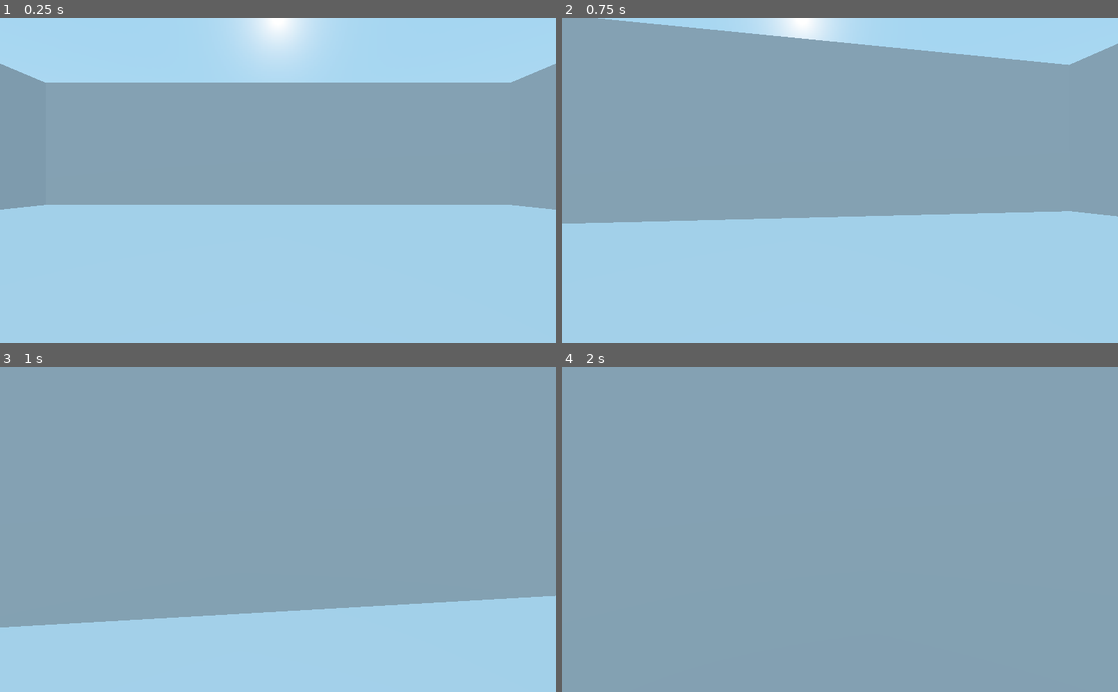
Above: before the commit, frames 1-4 (two rows, left to right).
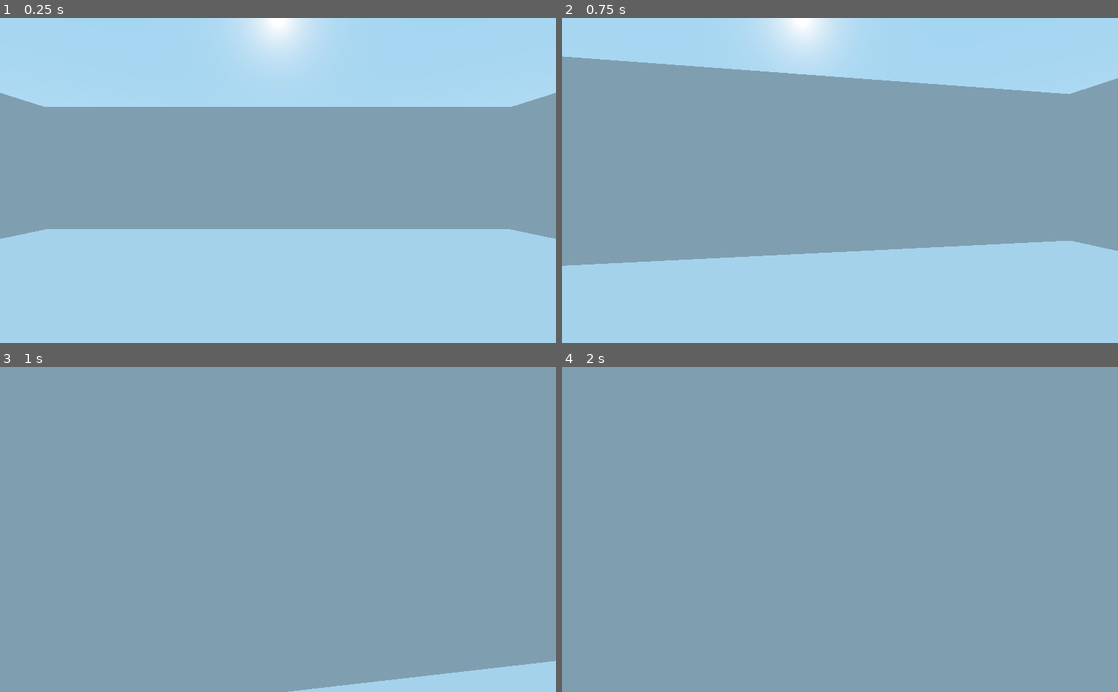
Above: after the commit, the same moments.

Repository: nikolawhallon/ChatCube
Game: Godot game, scene res://Scenes/Demo.tscn
Two runs of this game, one before a commit and one after it. Both use one fixed random seed, a clock stepped at 60 frames per second and the inputs below.
Inputs (mouse positions are in pixels of both pictures, inside the frame that each line leads up to):
- Up to frame 1 (0.25 s): no input
- Up to frame 2 (0.75 s): tap Enter at 0.5 s; move the mouse to (867, 180) at 0.52 s; hold W (move_forward) from 0.53 s (still down); click (867, 180) at 0.67 s
- Up to frame 3 (1 s): keep holding W (move_forward)
- Up to frame 4 (2 s): keep holding W (move_forward); move the mouse to (812, 529) at 1.27 s

The runs differ from the first frame. In frame 1, 15% of the frame differs, in the area x 0-100%, y 14-68%; in frame 2, 22%; in frame 3, 22%, in the area x 0-100%, y 70-100%; in frame 4, less than 0.1%.
Error in both runs: Invalid get index 'speech_final' (on base: 'Nil'). (res://Scenes/Demo.gd:8)

Commit message:
graphical improvements

Diff:
--- a/Scenes/DeepgramIntegration/DeepgramInstance.gd
+++ b/Scenes/DeepgramIntegration/DeepgramInstance.gd
@@ -47,14 +47,14 @@
 
 	if OS.get_name() == "HTML5":
 		var protocols = PoolStringArray(["token", api_key])
-		var err = client.connect_to_url("wss://api.deepgram.com/v1/listen?encoding=linear16&sample_rate=" + String(mix_rate) + "&channels=1", protocols, false, PoolStringArray())
+		var err = client.connect_to_url("wss://api.deepgram.com/v1/listen?tag=chatcube&encoding=linear16&sample_rate=" + String(mix_rate) + "&channels=1", protocols, false, PoolStringArray())
 		if err != OK:
 			print("Unable to connect")
 			emit_signal("message_received", "unable to connect to deepgram;")
 			set_process(false)
 	else:
 		var headers = PoolStringArray(["Authorization: Token " + api_key])
-		var err = client.connect_to_url("wss://api.deepgram.com/v1/listen?encoding=linear16&sample_rate=" + String(mix_rate) + "&channels=1", PoolStringArray(), false, headers)
+		var err = client.connect_to_url("wss://api.deepgram.com/v1/listen?tag=chatcube&encoding=linear16&sample_rate=" + String(mix_rate) + "&channels=1", PoolStringArray(), false, headers)
 		if err != OK:
 			print("Unable to connect")
 			emit_signal("message_received", "unable to connect to deepgram;")
--- a/Scenes/Demo.tscn
+++ b/Scenes/Demo.tscn
@@ -85,4 +85,8 @@
 [node name="CollisionShape" type="CollisionShape" parent="WallE"]
 shape = SubResource( 9 )
 
+[node name="DirectionalLight" type="DirectionalLight" parent="."]
+transform = Transform( -1, -5.01436e-08, 7.16125e-08, 0, 0.819152, 0.573576, -8.74228e-08, 0.573576, -0.819152, 0, 0, 0 )
+shadow_enabled = true
+
 [connection signal="message_received" from="DeepgramInstance" to="." method="_on_DeepgramInstance_message_received"]
--- a/Scenes/Player.tscn
+++ b/Scenes/Player.tscn
@@ -24,4 +24,5 @@
 shape = SubResource( 3 )
 
 [node name="Camera" type="Camera" parent="."]
+transform = Transform( 1, 0, 0, 0, 1, 0, 0, 0, 1, 0, 1, 0 )
 current = true
--- a/project.godot
+++ b/project.godot
@@ -79,7 +79,6 @@
 
 [rendering]
 
-quality/driver/driver_name="GLES2"
 vram_compression/import_etc=true
 vram_compression/import_etc2=false
 environment/default_environment="res://default_env.tres"
